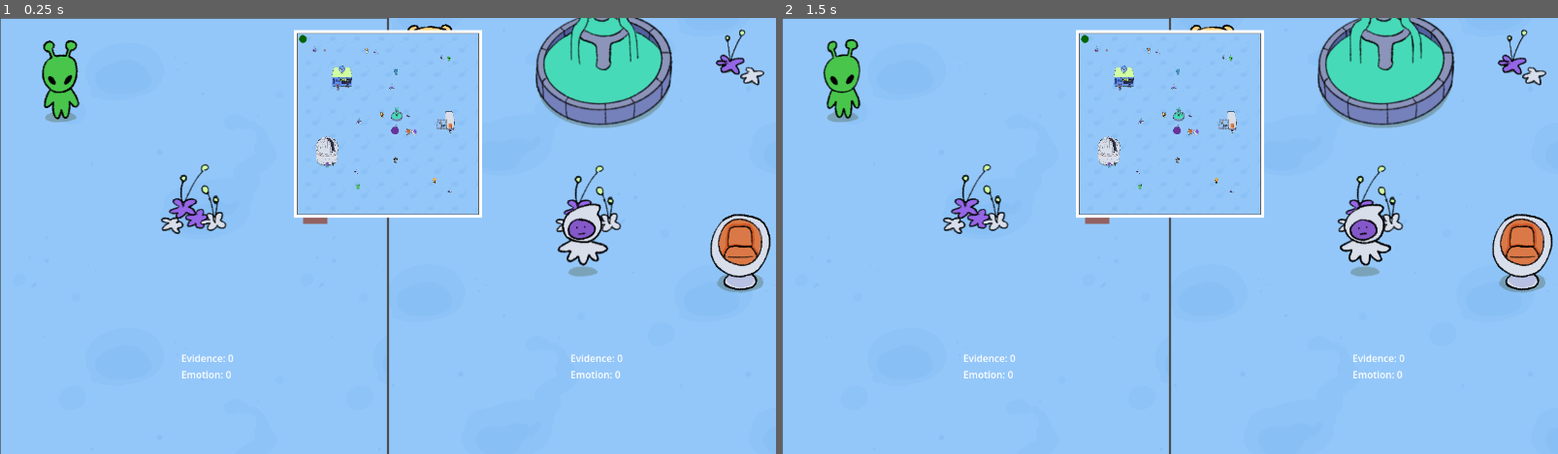
Above: before the commit, frames 1-2 (left to right).
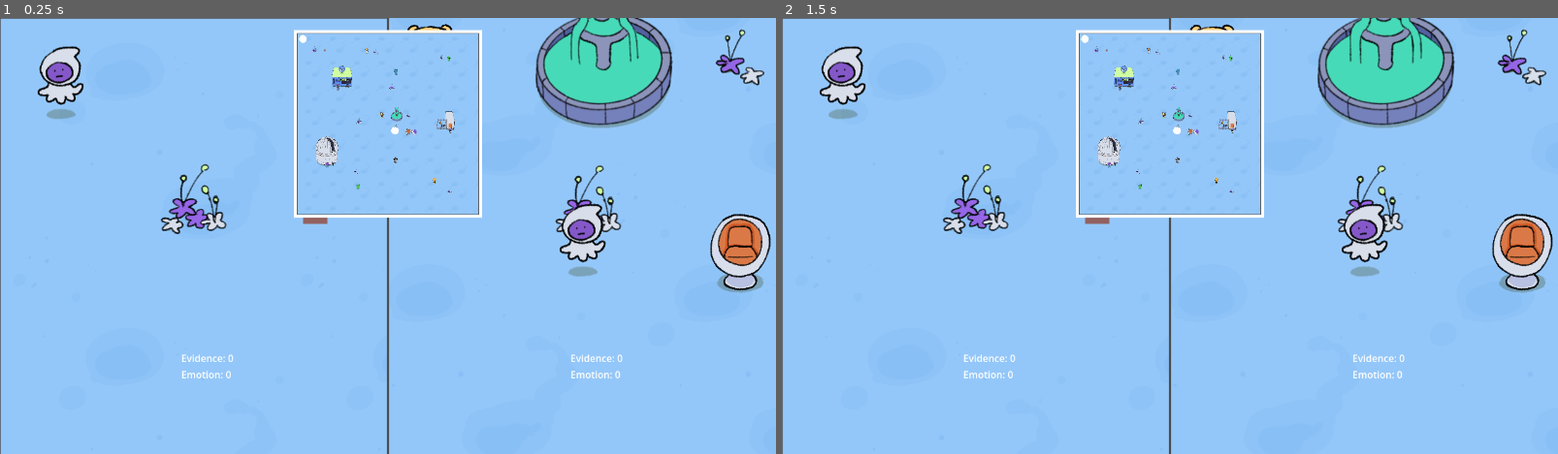
Above: after the commit, the same moments.

Repository: liannie3/wwhataburger
Game: Godot game, scene res://main_game/SpitScreen.tscn
The game is run twice, just before and just after one commit, with the same random seed, the same clock (stepped at 60 frames per second) and the same inputs. This scene is started directly instead of the project's main scene.
Inputs:
- Up to frame 1 (0.25 s): no input
- Up to frame 2 (1.5 s): no input

The runs differ from the first frame. In frame 1, 1.1% of the frame differs, in the area x 4-79%, y 3-57%; in frame 2, 1.0%.
Error after the commit: Parse Error: Cannot find member "REVERSE_CONTROLS" in base "EmotionData.Emotion". (res://main_game/player.gd:40)

Commit message:
Update emotion data information

Diff:
--- a/core/emotion_data.gd
+++ b/core/emotion_data.gd
@@ -2,62 +2,69 @@
 extends RefCounted
 
 enum Emotion {
-	NONE,
-	ANGER,
-	SADNESS,
-	FEAR,
-	CONTEMPT,
-	ZOOM_IN,
-	ZOOM_OUT,
-	REVERSE_CONTROLS,
-	DOUBLE_EVIDENCE,
-	LOSE_EVIDENCE
+    NONE,
+    ANGER,
+    SADNESS,
+    FEAR,
+    LONELINESS,
+    JOY,
+    NERVOUS,
+    GRATEFUL,
+    CONTEMPT,
+    DOUBLE_EVIDENCE,
+    LOSE_EVIDENCE
 }
 
 const DEFAULT_ZOOM := Vector2(1.0, 1.0)
 
 const SPEED_MULTIPLIER: Dictionary = {
-	Emotion.ANGER: 1.5,
-	Emotion.SADNESS: 0.5
+    Emotion.ANGER: 1.5,
+    Emotion.SADNESS: 0.5
 }
 
 const ACCELERATION: Dictionary = {
-	Emotion.CONTEMPT: 8.0
+    Emotion.NERVOUS: 8.0,
+    Emotion.CONTEMPT: 8.0 # Retained from your original script
 }
 
 const HAS_DASH: Dictionary = {
-	Emotion.FEAR: true
+    Emotion.JOY: true
+}
+
+const HAS_REVERSE_CONTROLS: Dictionary = {
+    Emotion.FEAR: true
 }
 
 const CAMERA_ZOOM: Dictionary = {
-	Emotion.ZOOM_IN: Vector2(2.0, 2.0),
-	Emotion.ZOOM_OUT: Vector2(0.5, 0.5)
+    Emotion.LONELINESS: Vector2(2.0, 2.0),
+    Emotion.GRATEFUL: Vector2(0.5, 0.5)
 }
 
 const DURATION: Dictionary = {
-	Emotion.NONE: 0.0,
-	Emotion.ANGER: 10.0,
-	Emotion.SADNESS: 10.0,
-	Emotion.FEAR: 10.0,
-	Emotion.CONTEMPT: 10.0,
-	Emotion.ZOOM_IN: 10.0,
-	Emotion.ZOOM_OUT: 10.0,
-	Emotion.REVERSE_CONTROLS: 10.0,
-	Emotion.DOUBLE_EVIDENCE: 10.0,
-	Emotion.LOSE_EVIDENCE: 10.0
+    Emotion.NONE: 0.0,
+    Emotion.ANGER: 10.0,
+    Emotion.SADNESS: 10.0,
+    Emotion.FEAR: 10.0,
+    Emotion.LONELINESS: 10.0,
+    Emotion.JOY: 10.0,
+    Emotion.NERVOUS: 10.0,
+    Emotion.GRATEFUL: 10.0,
 }
 
 static func get_speed_multiplier(emotion: Emotion) -> float:
-	return SPEED_MULTIPLIER.get(emotion, 1.0)
+    return SPEED_MULTIPLIER.get(emotion, 1.0)
 
 static func get_acceleration(emotion: Emotion) -> float:
-	return ACCELERATION.get(emotion, 0.0)
+    return ACCELERATION.get(emotion, 0.0)
 
 static func has_dash(emotion: Emotion) -> bool:
-	return HAS_DASH.get(emotion, false)
+    return HAS_DASH.get(emotion, false)
+
+static func has_reverse_controls(emotion: Emotion) -> bool:
+    return HAS_REVERSE_CONTROLS.get(emotion, false)
 
 static func get_camera_zoom(emotion: Emotion) -> Vector2:
-	return CAMERA_ZOOM.get(emotion, DEFAULT_ZOOM)
+    return CAMERA_ZOOM.get(emotion, DEFAULT_ZOOM)
 
 static func get_duration(emotion: Emotion) -> float:
-	return DURATION.get(emotion, 0.0)
+    return DURATION.get(emotion, 0.0)
